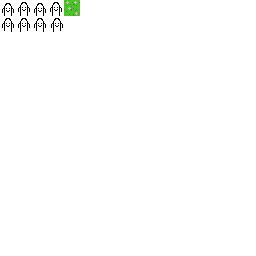
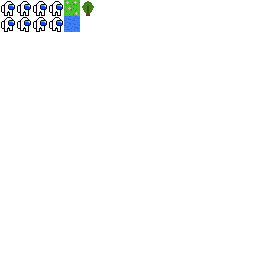
Layer changes from the first 256px x 256px image to the second:
renamed "Layer 8" to "Layer 9", painted on it over [1, 1, 94, 32]
